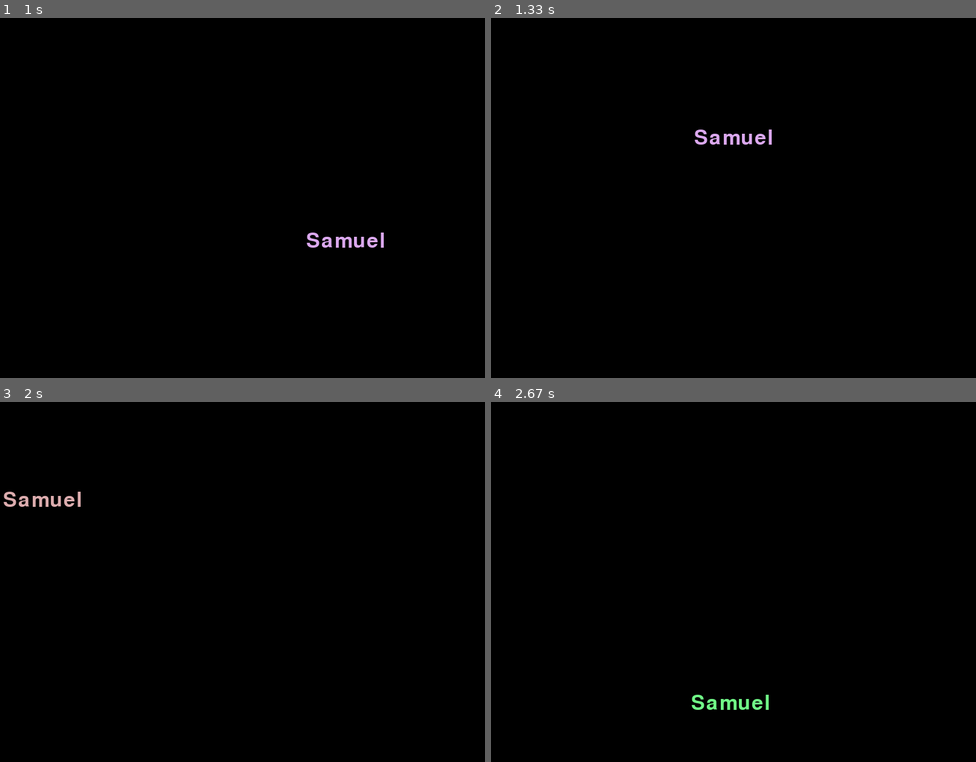
Above: before the commit, frames 1-4 (two rows, left to right).
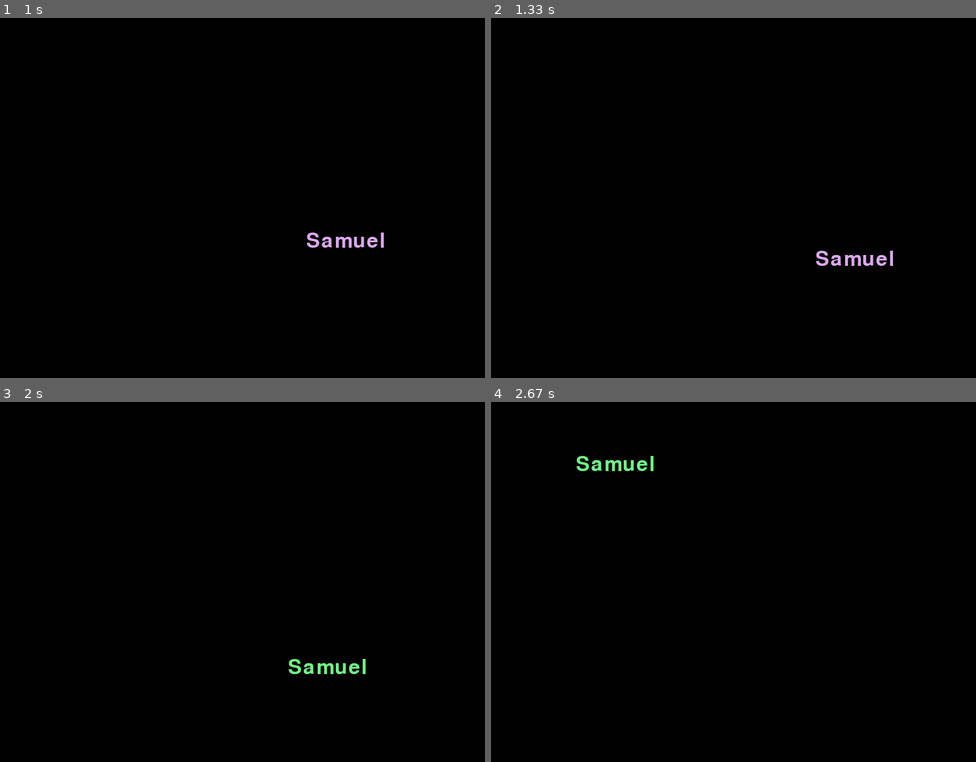
Above: after the commit, the same moments.

Repository: Sammus-s/DVD-pygame
Game: pygame game, started from main.py
Two runs of this game, one before a commit and one after it. Both use one fixed random seed, a clock stepped at 60 frames per second and the inputs below.
Inputs:
- Up to frame 1 (1 s): no input
- Up to frame 2 (1.33 s): no input
- Up to frame 3 (2 s): no input
- Up to frame 4 (2.67 s): no input

Frame 1 is identical in both runs. In frame 2, 0.6% of the frame differs, in the area x 42-83%, y 30-69%; in frame 3, 0.6%; in frame 4, 0.6%, in the area x 17-58%, y 14-86%.

Commit message:
fear: bounce text class

Diff:
--- a/text_module.py
+++ b/text_module.py
@@ -1,5 +1,6 @@
 import pygame
 from abc import ABC, abstractmethod
+
 import random
 
 from config import MAX_SPEED, MIN_SPEED, SCREEN_HEIGHT, SCREEN_WIDTH
@@ -59,6 +60,11 @@
         self.speed_y = speed_y
         self.speed_x = speed_x
 
+    def bounce_text(self):
+        self.speed_y = -self.speed_y
+        self.speed_x = -self.speed_x
+
+
     def update(self):
         self.rect.y = max(0, min((self.rect.y + self.speed_y), SCREEN_HEIGHT - self.rect.height))
         self.rect.x = max(0, min((self.rect.x + self.speed_x), SCREEN_WIDTH - self.rect.width))
@@ -73,3 +79,6 @@
 
         if is_colliding_x or is_colliding_y:
             self._set_random_color()
+
+        if random.randint(0, 101) == 0:
+            self.bounce_text()
